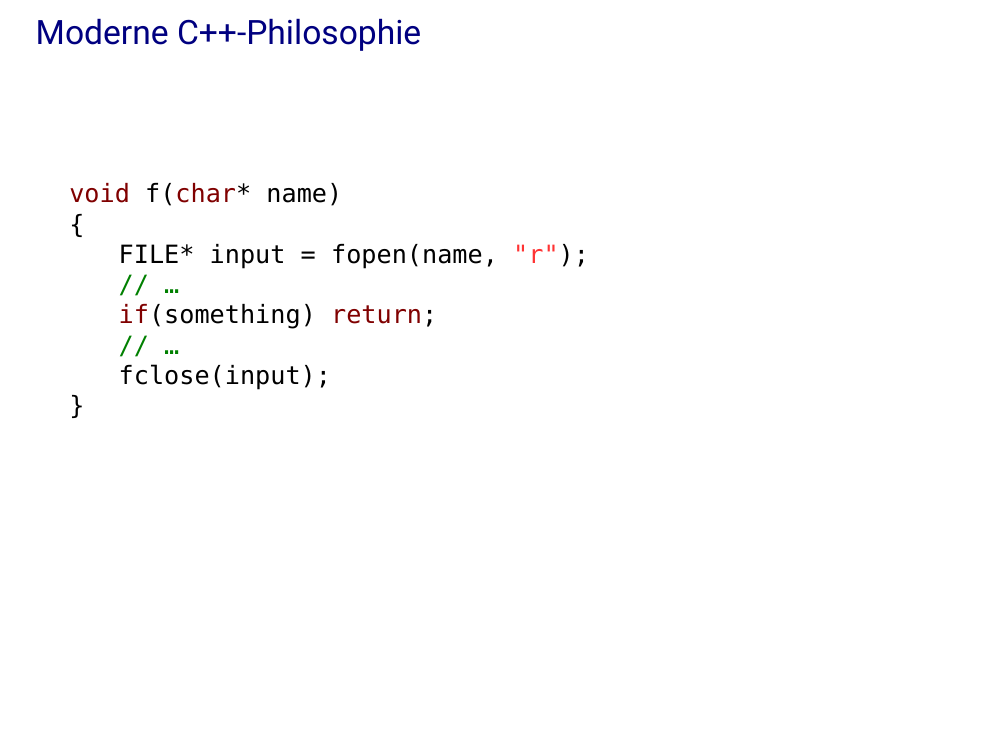
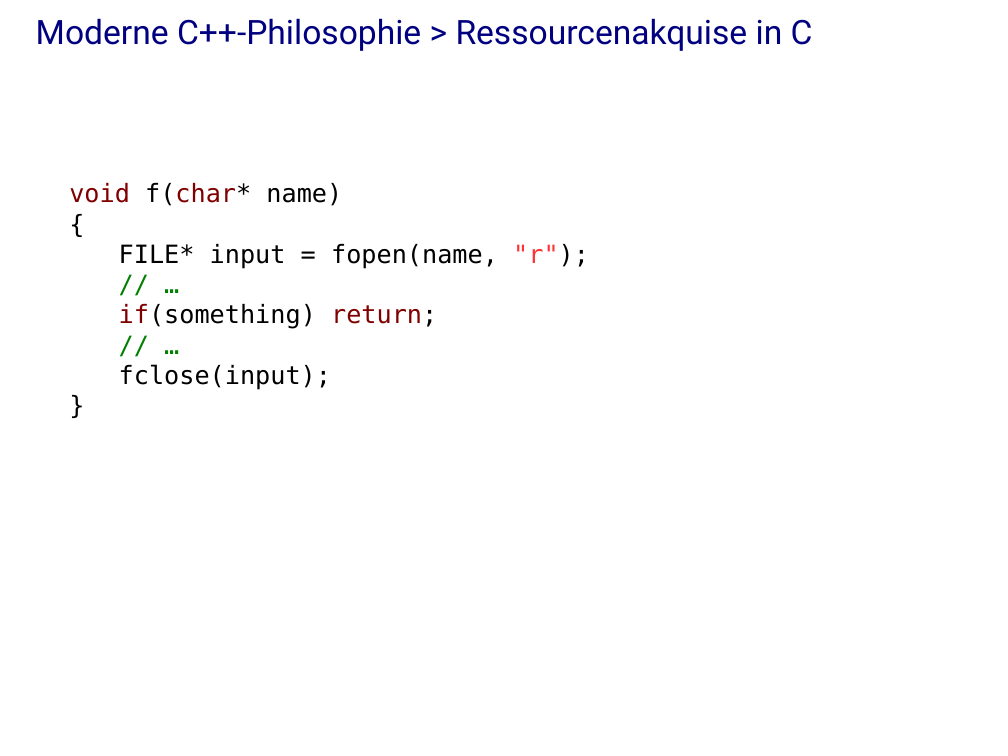
Before and after one commit to j-stephan/hs16, a slide deck: slide 11 of presentation/presentation.odp (slide 12 before the commit). Drawn at 1008x756 pixels with LibreOffice and Linux fonts; fonts in the diff are those of the drawing; background and template pictures are left out. Boxes give left, top, right and bottom in pixels: in the first picture for what was removed or moved away, otherwise in the second. Text is boxed around its words. In the diff, an @@ line names an element or a change of style, - is before the commit and + after.

```diff
--- a/presentation/presentation.odp
+++ b/presentation/presentation.odp
@@ title at (36, 18, 813, 51): text changed @@
-Moderne C++-Philosophie
+Moderne C++-Philosophie > Ressourcenakquise in C
```
Also in this commit, not shown: 12 other slides changed, 23 slides added, 15 slides removed, 1 other file.
